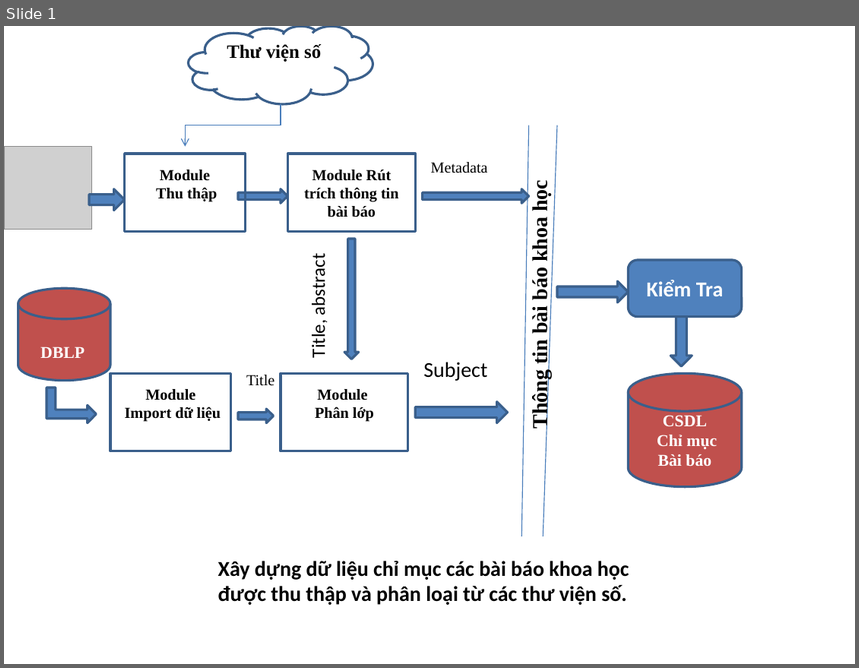
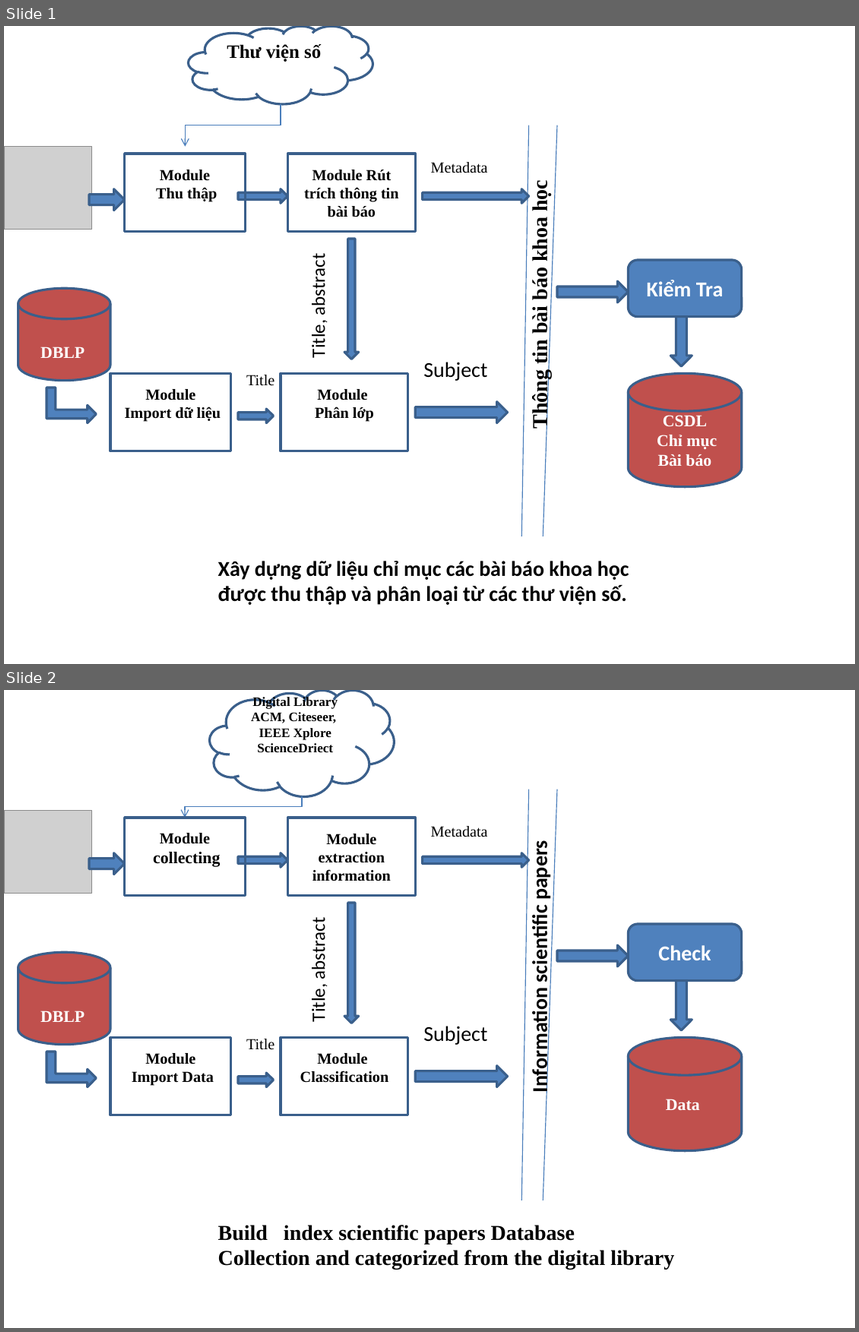
Before and after one commit to tiendv/detaitotnghiep, a slide deck: Outline thesis/De cuong/Kientrucdetai_7_9.pptx. Shown one above the other, each under a label of ours: slide 1 before the commit, slides 1 and 2 after it. The pictures are 859x668 and 859x1332 pixels, drawn with LibreOffice and Linux fonts; fonts in the diff are those of the drawing; grey boxes stand for pictures. Boxes give left, top, right and bottom in pixels: in the first picture for what was removed or moved away, otherwise in the second. Text is boxed around its words. In the diff, an @@ line names an element or a change of style, - is before the commit and + after.

```diff
--- a/Outline thesis/De cuong/Kientrucdetai_7_9.pptx
+++ b/Outline thesis/De cuong/Kientrucdetai_7_9.pptx
@@ slide 2 added at [4, 690, 855, 1328], background #FFFFFF @@
@@ cloud added at [210, 690, 395, 796], outline #3A5F8C 2 pt, 11 pt, text #000000, bold @@
+Digital Library
+ACM, Citeseer, IEEE Xplore
+ScienceDriect
@@ elbow arrow added from (302, 796) to (186, 818), #4B7EBC 0.75 pt @@
@@ line added from (529, 790) to (522, 1201), #4B7EBC 0.75 pt @@
@@ line added from (557, 790) to (543, 1201), #4B7EBC 0.75 pt @@
@@ picture added at [4, 811, 91, 894] @@
@@ rectangle added at [125, 818, 246, 896], outline #3A5F8C 2 pt, 14 pt, text #000000, bold @@
+Module
+collecting
@@ rectangle added at [287, 818, 415, 896], outline #3A5F8C 2 pt, 13 pt, text #000000, bold @@
+Module extraction information
@@ text added at [431, 826, 488, 837], 13 pt, text #000000 @@
+Metadata
@@ text added at [527, 846, 553, 1091], 18 pt, text #000000, bold @@
+Information scientific papers
@@ right arrow added at [89, 853, 125, 875], fill #4F81BD, outline #3A5F8C 2 pt @@
@@ right arrow added at [238, 853, 287, 868], fill #4F81BD, outline #3A5F8C 2 pt @@
@@ right arrow added at [423, 853, 529, 868], fill #4F81BD, outline #3A5F8C 2 pt @@
@@ right arrow added at [345, 902, 360, 1023], fill #4F81BD, outline #3A5F8C 2 pt @@
@@ text added at [307, 924, 330, 1021], 16 pt, text #000000 @@
+Title, abstract
@@ rounded rectangle added at [628, 924, 741, 981], fill #4F81BD, outline #3A5F8C 2 pt, 18 pt, text #FFFFFF, bold @@
+Check
@@ cylinder added at [18, 952, 110, 1044], fill #C0504D, outline #3A5F8C 2 pt, 14 pt, text #FFFFFF, bold @@
+DBLP
@@ right arrow added at [557, 945, 628, 967], fill #4F81BD, outline #3A5F8C 2 pt @@
@@ right arrow added at [671, 980, 693, 1030], fill #4F81BD, outline #3A5F8C 2 pt @@
@@ text added at [424, 1026, 487, 1045], 18 pt, text #000000 @@
+Subject
@@ bent up arrow added at [47, 1052, 96, 1087], fill #4F81BD, outline #3A5F8C 2 pt @@
@@ rectangle added at [110, 1037, 231, 1116], outline #3A5F8C 2 pt, 13 pt, text #000000, bold @@
+Module
+Import Data
@@ text added at [246, 1039, 275, 1050], 13 pt, text #000000 @@
+Title
@@ rectangle added at [281, 1037, 408, 1116], outline #3A5F8C 2 pt, 13 pt, text #000000, bold @@
+Module
+Classification
@@ cylinder added at [628, 1037, 741, 1151], fill #C0504D, outline #3A5F8C 2 pt, 14 pt, text #FFFFFF, bold @@
+Data
@@ right arrow added at [238, 1073, 274, 1087], fill #4F81BD, outline #3A5F8C 2 pt @@
@@ right arrow added at [415, 1066, 507, 1087], fill #4F81BD, outline #3A5F8C 2 pt @@
@@ text added at [218, 1225, 674, 1270], 18 pt, text #000000, bold @@
+Build index scientific papers Database
+Collection and categorized from the digital library
```
Also in this commit, not shown: 2 other files.
